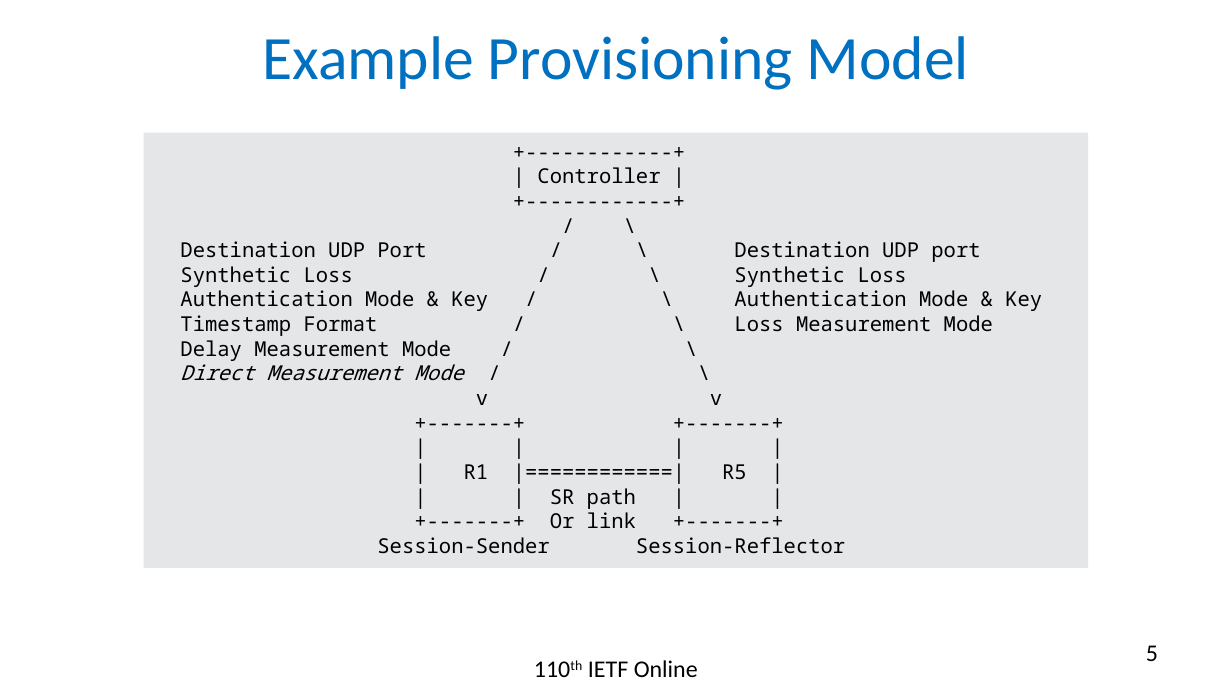
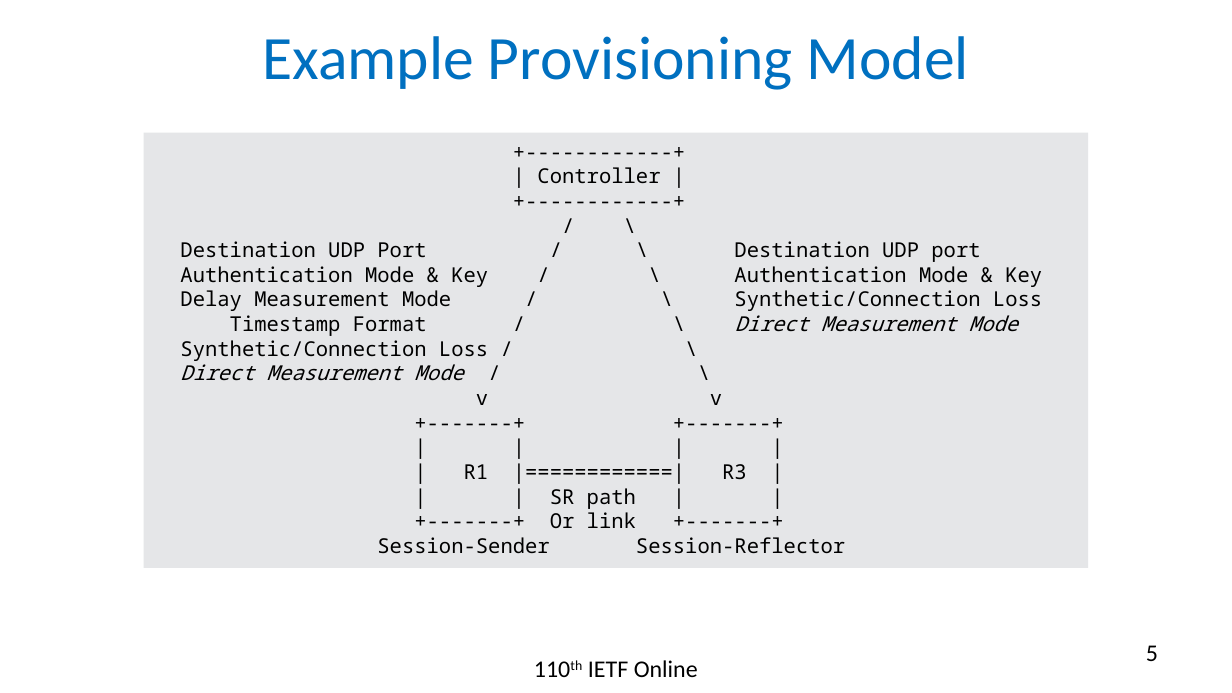
Before and after one commit to rakgandhi/ietf-slides, a slide deck: slide 5 of draft-gandhi-spring-stamp-srpm-04.pptx. Drawn at 1232x693 pixels with LibreOffice and Linux fonts; fonts in the diff are those of the drawing. Boxes give left, top, right and bottom in pixels: in the first picture for what was removed or moved away, otherwise in the second. Text is boxed around its words. In the diff, an @@ line names an element or a change of style, - is before the commit and + after.

```diff
--- a/draft-gandhi-spring-stamp-srpm-04.pptx
+++ b/draft-gandhi-spring-stamp-srpm-04.pptx
@@ text in rectangle at bbox=[180, 266, 907, 287]: paragraph removed @@
-Synthetic Loss / \ Synthetic Loss
@@ text in rectangle at bbox=[180, 290, 1042, 361]: text changed @@
-Timestamp Format / \ Loss Measurement Mode
-Delay Measurement Mode / \
+Delay Measurement Mode / \ Synthetic/Connection Loss
+Timestamp Format / \ Direct Measurement Mode
+Synthetic/Connection Loss / \
@@ text in rectangle at bbox=[464, 464, 747, 480]: text changed @@
-| R1 |============| R5 |
+| R1 |============| R3 |
```
Also in this commit, not shown: 1 other file.
